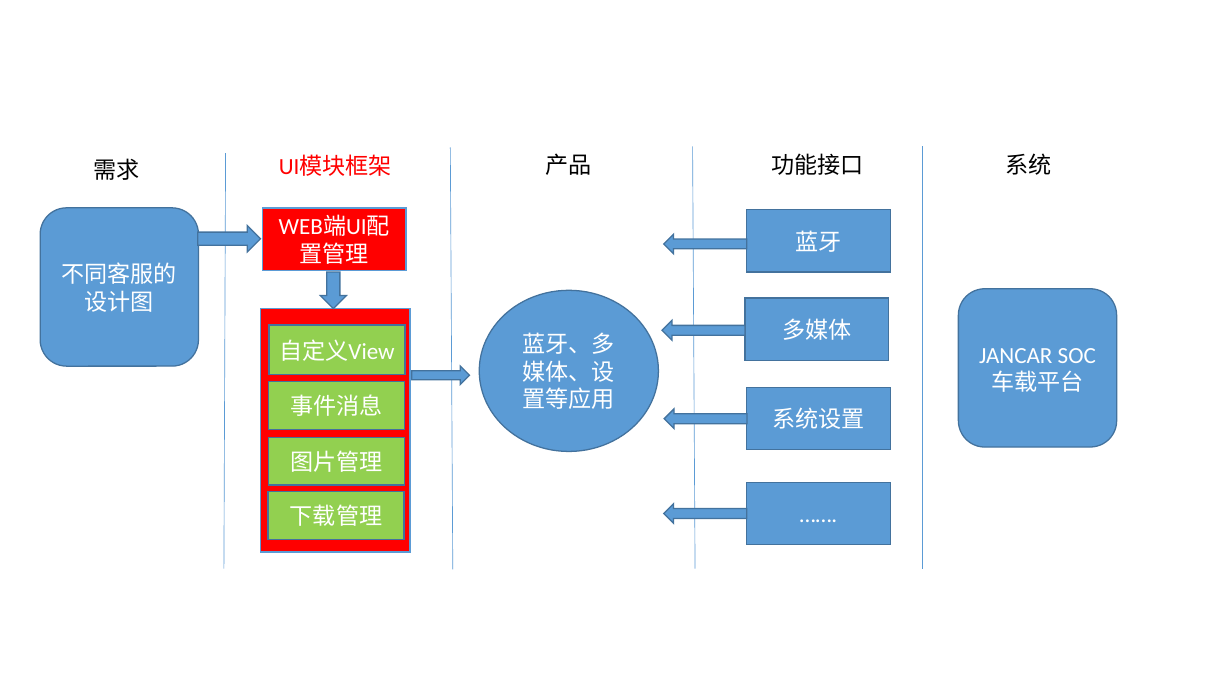
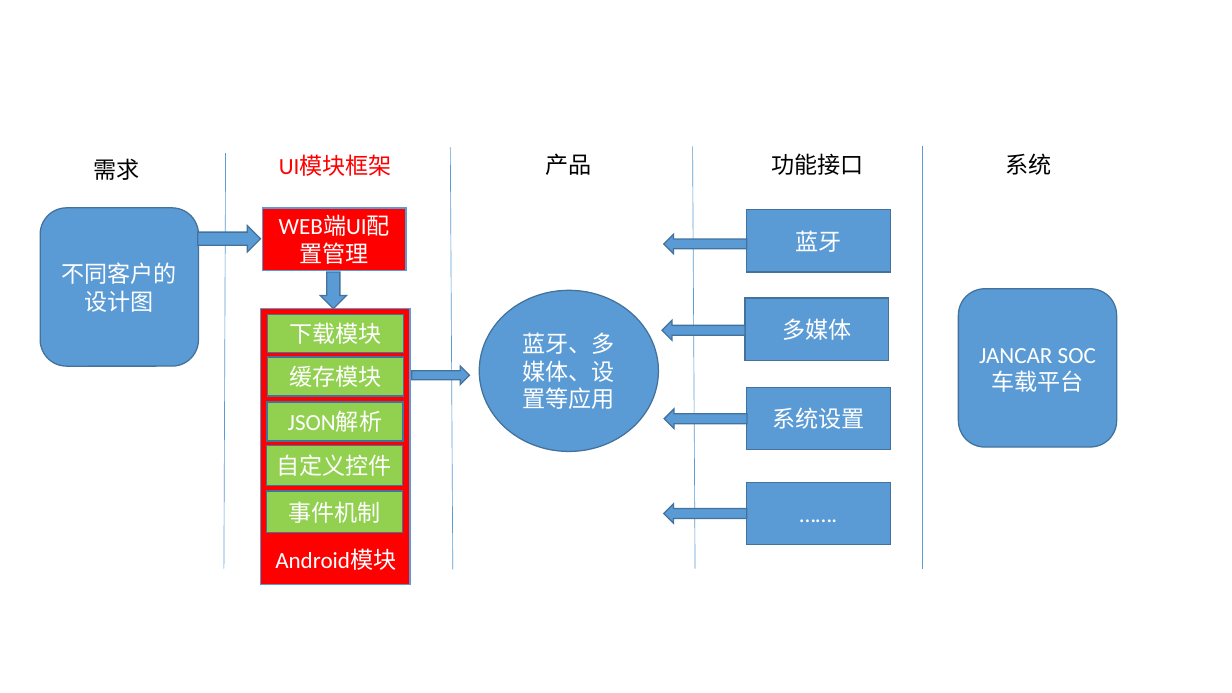
Before and after one commit to TTFlyzebra/RedMapleUI, a slide deck: slide 1 of launcher/src/main/assets/doc/应用框架/关系图.pptx. Drawn at 1232x693 pixels with LibreOffice and Linux fonts; fonts in the diff are those of the drawing. Boxes give left, top, right and bottom in pixels: in the first picture for what was removed or moved away, otherwise in the second. Text is boxed around its words. In the diff, an @@ line names an element or a change of style, - is before the commit and + after.

```diff
--- a/launcher/src/main/assets/doc/应用框架/关系图.pptx
+++ b/launcher/src/main/assets/doc/应用框架/关系图.pptx
@@ text in rounded rectangle at (62, 262, 177, 312): text changed @@
-不同客服的设计图
+不同客户的设计图
@@ rectangle: place and size @@
-rectangle at (261, 309, 410, 552)
+rectangle at (261, 309, 410, 584)
@@ rectangle "下载模块": place and size @@
-rectangle "下载模块" at (268, 492, 404, 540)
+rectangle "下载模块" at (267, 314, 403, 352)
@@ text in rectangle at (289, 322, 381, 344): text changed @@
-下载管理
+下载模块
@@ rectangle "缓存模块": place and size @@
-rectangle "缓存模块" at (269, 437, 405, 485)
+rectangle "缓存模块" at (267, 358, 403, 396)
@@ text in rectangle at (289, 365, 381, 387): text changed @@
-图片管理
+缓存模块
@@ rectangle added at (267, 402, 403, 441), fill #92D050, outline #43739E 1 pt, 18 pt, text #FFFFFF @@
+JSON解析
@@ rectangle "自定义控件": place and size @@
-rectangle "自定义控件" at (269, 325, 405, 375)
+rectangle "自定义控件" at (266, 445, 402, 485)
@@ text in rectangle at (276, 454, 391, 476): text changed @@
-自定义View
+自定义控件
@@ rectangle "事件机制": place and size @@
-rectangle "事件机制" at (269, 382, 405, 430)
+rectangle "事件机制" at (266, 491, 402, 532)
@@ text in rectangle at (288, 501, 380, 523): text changed @@
-事件消息
+事件机制
@@ text added at (275, 548, 396, 570), 18 pt, text #FFFFFF @@
+Android模块
```
Also in this commit, not shown: 8 other files.
